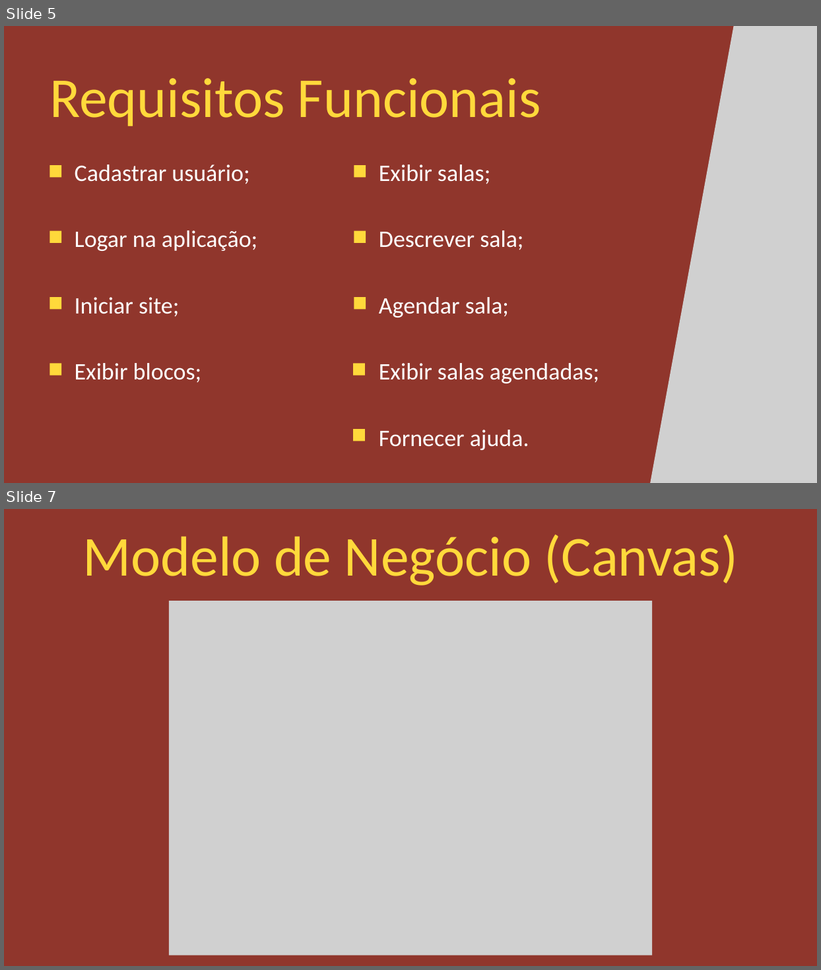
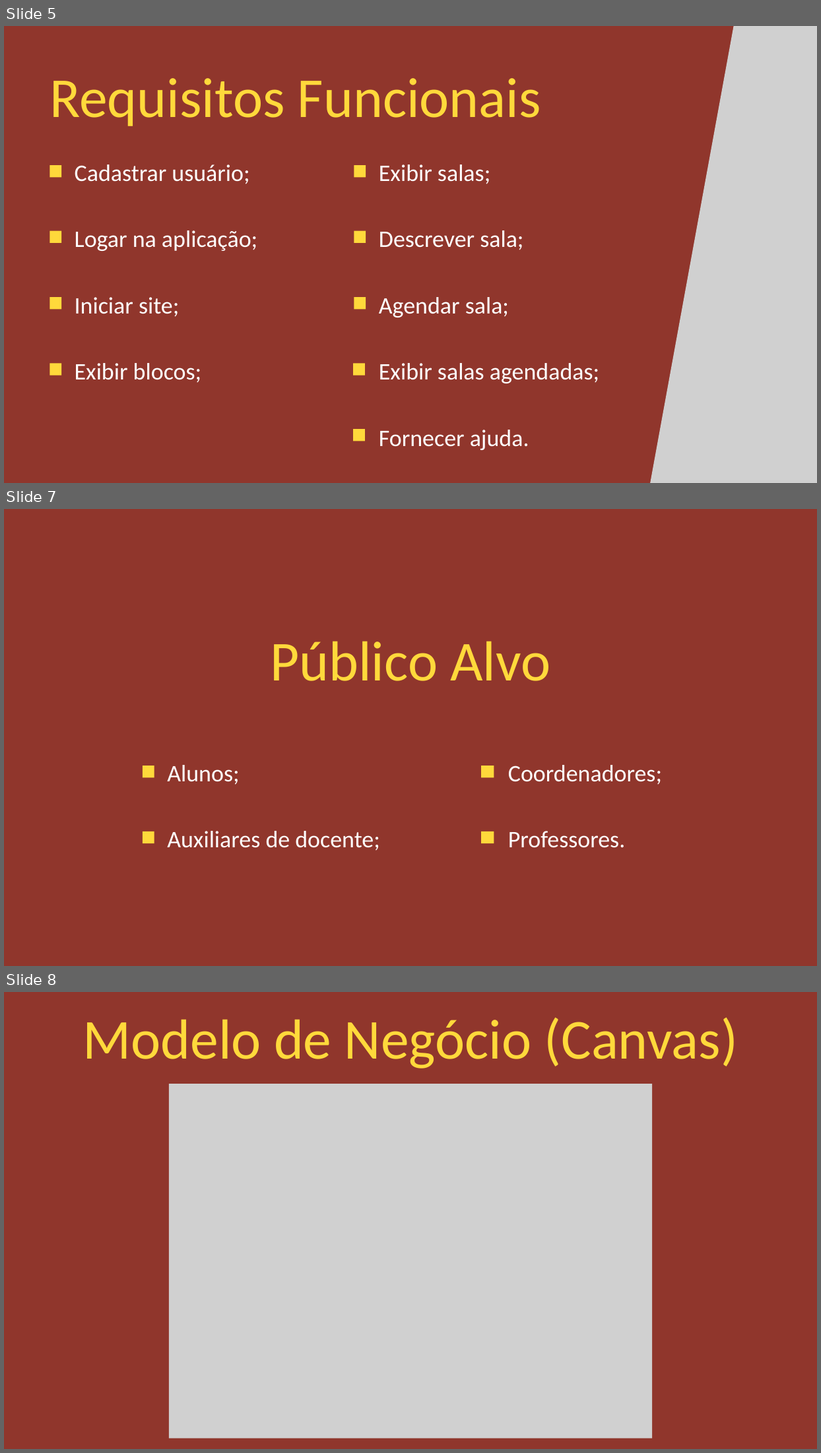
Before and after one commit to Agenda-Fatec/Documentos, a slide deck: Slides/PI.pptx. Shown one above the other, each under a label of ours: slides 5 and 7 before the commit, slides 5, 7 and 8 after it; the slides between them are not shown. The pictures are 821x970 and 821x1453 pixels, drawn with LibreOffice and Linux fonts; fonts in the diff are those of the drawing; grey boxes stand for pictures. Boxes give left, top, right and bottom in pixels: in the first picture for what was removed or moved away, otherwise in the second. Text is boxed around its words. In the diff, an @@ line names an element or a change of style, - is before the commit and + after.

```diff
--- a/Slides/PI.pptx
+++ b/Slides/PI.pptx
@@ slide 7 added at [4,509,817,966], background #90362C @@
@@ text added at [270,641,550,681], 100 pt, text #FFD93B @@
+Público Alvo
@@ rectangle added at [143,766,154,778], fill #FFD93B @@
@@ text added at [167,765,380,851], 42 pt, text #FFFFFF @@
+Alunos;
+Auxiliares de docente;
@@ rectangle added at [481,766,494,778], fill #FFD93B @@
@@ text added at [508,765,662,848], 42 pt, text #FFFFFF @@
+Coordenadores;
+Professores.
@@ rectangle added at [143,831,154,844], fill #FFD93B @@
@@ rectangle added at [481,831,494,844], fill #FFD93B @@
@@ what was slide 7 is now slide 8 @@
```
Also in this commit, not shown: 1 slide changed.
